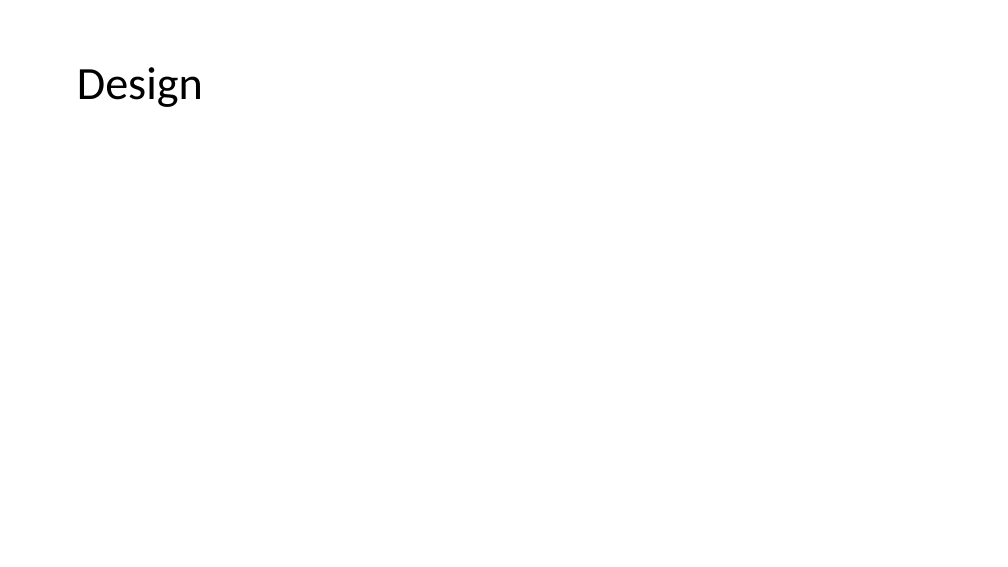
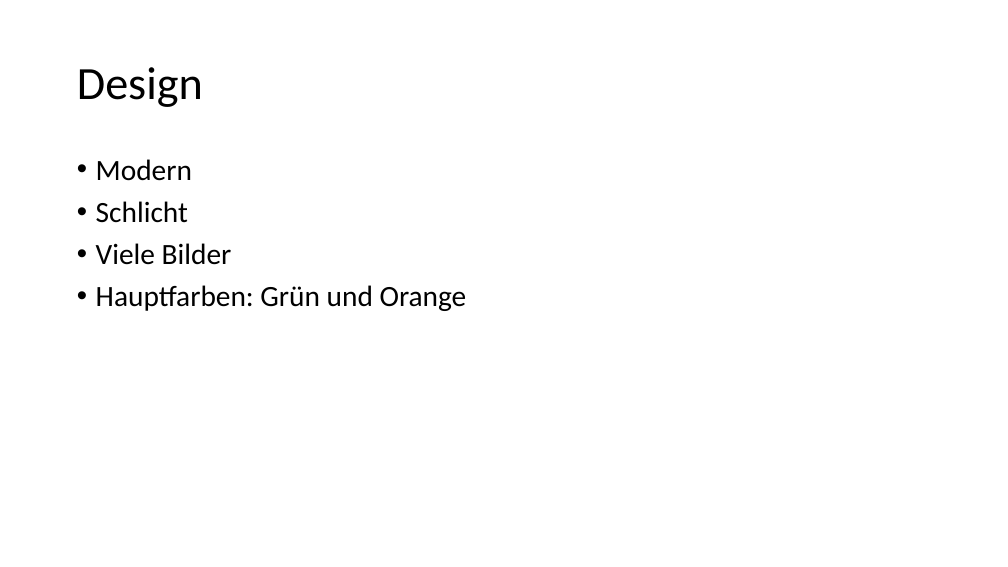
Before and after one commit to Ikeaner/WebtechProjekt, a slide deck: slide 3 of Abschlusspräsentation.pptx. Drawn at 1008x567 pixels with LibreOffice and Linux fonts; fonts in the diff are those of the drawing. Boxes give left, top, right and bottom in pixels: in the first picture for what was removed or moved away, otherwise in the second. Text is boxed around its words. In the diff, an @@ line names an element or a change of style, - is before the commit and + after.

```diff
--- a/Abschlusspräsentation.pptx
+++ b/Abschlusspräsentation.pptx
@@ text added at box(96, 159, 467, 311), 28 pt, text #000000 @@
+• Modern
+• Schlicht
+• Viele Bilder
+• Hauptfarben: Grün und Orange
```
Also in this commit, not shown: 2 slides added, 2 slides removed, 1 other file.
